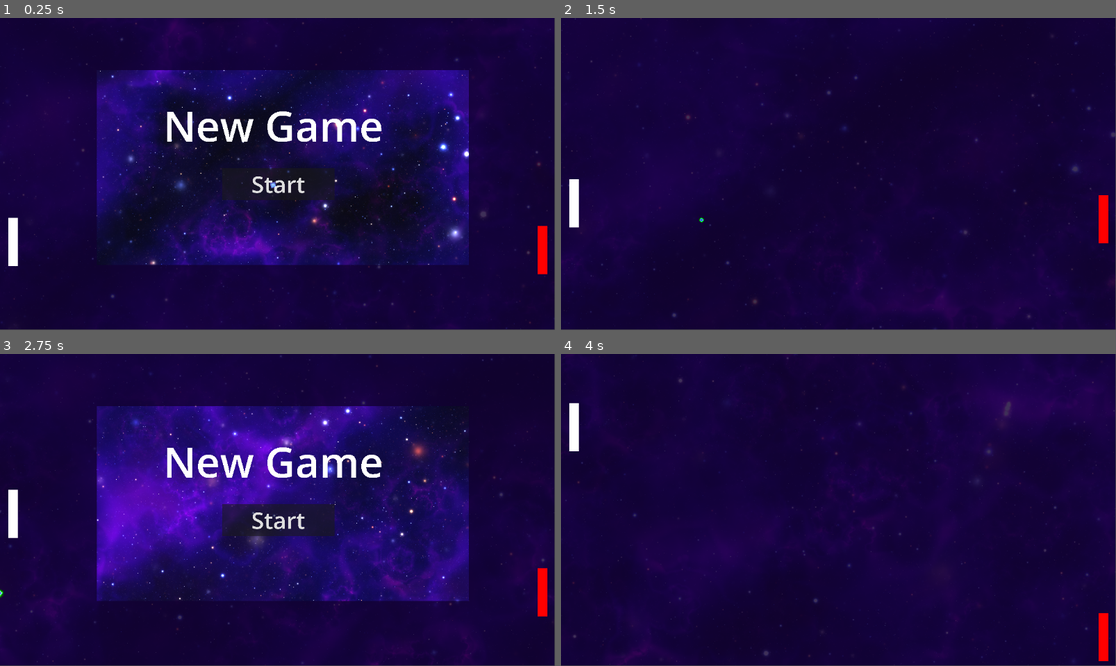
Above: before the commit, frames 1-4 (two rows, left to right).
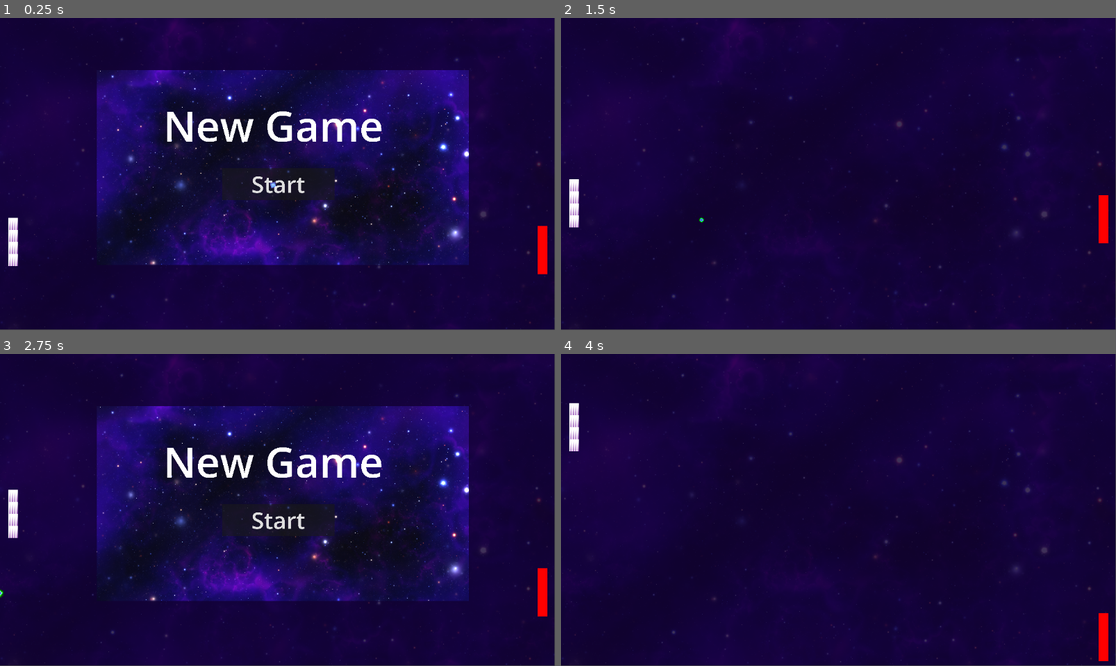
Above: after the commit, the same moments.

Repository: mpitog/pong
Game: Godot game, scene res://main.tscn
Same seed, same stepped clock (60 frames per second), same inputs: the game is played once before the commit and once after it. The engine's default icon, where the game draws it, is replaced by a stand-in: a white triangle on a blue panel in a dark square.
Inputs:
- Up to frame 1 (0.25 s): no input
- Up to frame 2 (1.5 s): click "Start" at 0.5 s; hold Up (ui_up) from 1.28 s (still down)
- Up to frame 3 (2.75 s): release Up (ui_up) at 2.03 s; hold Down (ui_down) from 2.03 s (still down)
- Up to frame 4 (4 s): release Down (ui_down) at 2.75 s; click "Start" at 2.75 s; hold Up (ui_up) from 3.53 s (still down)

The runs differ from the first frame. In frame 1, 0.1% of the frame differs, in the area x 1-4%, y 65-80%; in frame 2, 0.9%; in frame 3, 30%, in the area x 0-100%, y 0-100%; in frame 4, 2.6%.

Commit message:
minor improvements

Diff:
--- a/main.gd
+++ b/main.gd
@@ -7,8 +7,13 @@
 @onready var portal_b: Area2D = $Portal/PortalB
 @onready var game_over_ctr_node: Control = $Game_over
 @onready var game_over_2: Label = $Game_over/game_over2
+@onready var color_rect: ColorRect = $Control/ColorRect
+@onready var shader = load("res://player.gdshader")
+# Parameters for lerp
+@export var lerp_speed: float = 1.0 # Speed of the interpolation
+@export var shader_material: ShaderMaterial = null
+var target_opacity: float = 1.0
 
-@onready var color_rect: ColorRect = $Control/ColorRect
 
 # Called when the node enters the scene tree for the first time.
 func _ready() -> void:
@@ -20,9 +25,14 @@
 # Called every frame. 'delta' is the elapsed time since the previous frame.
 func _process(delta: float) -> void:
 	var shader_material: ShaderMaterial = color_rect.material
-	var current_time = shader_material.get_shader_parameter("time")
-	current_time += delta
-	shader_material.set_shader_parameter("time", current_time)
+
+	var DistOffset = shader_material.get_shader_parameter("DistOffset")
+	shader_material.set_shader_parameter("DistOffset", DistOffset)
+
+	if shader_material:
+		shader_material.set("shader_parameter/DistOffset",0.0)
+		var a = shader_material.get("shader_parameter/DistOffset")
+		lerp(a, 1.0, delta*2)
 
 #random position of the portal
 func portal_position() -> void:
--- a/main.tscn
+++ b/main.tscn
@@ -281,10 +281,10 @@
 text = "Start"
 
 [connection signal="body_entered" from="Ball" to="." method="_on_ball_body_entered_sides"]
+[connection signal="body_entered" from="Ball" to="Ball" method="_on_body_entered_player"]
+[connection signal="body_entered" from="Ball" to="Ball" method="_on_body_entered"]
+[connection signal="body_entered" from="Ball" to="Ball" method="_on_body_entered_sides"]
 [connection signal="body_entered" from="Ball" to="Ball" method="_on_body_entered_enemy"]
-[connection signal="body_entered" from="Ball" to="Ball" method="_on_body_entered_sides"]
-[connection signal="body_entered" from="Ball" to="Ball" method="_on_body_entered"]
-[connection signal="body_entered" from="Ball" to="Ball" method="_on_body_entered_player"]
 [connection signal="area_entered" from="Portal/PortalA" to="." method="_on_portal_a_area_entered"]
 [connection signal="area_exited" from="Portal/PortalA" to="." method="_on_portal_a_area_exited"]
 [connection signal="area_entered" from="Portal/PortalB" to="." method="_on_portal_b_area_entered"]
--- /dev/null
+++ b/player.gdshader
@@ -0,0 +1,45 @@
+shader_type canvas_item;
+
+uniform bool EnableShader = true;
+// Wether the gradient distance is calculated towards to bottom edge of the pixel
+// if disabled, uses a corner of the pixel
+uniform bool LinearGradient = false;
+uniform bool ClampDist = true;
+// "Offsets the point" where the distance is measured from, effectively moving the gradient
+uniform float DistOffset: hint_range(-1.0, 1.0, 0.01) = -0.1;
+// Just a constant value to add to the gradient to control the strength
+uniform float DistAdd: hint_range(-1.0, 1.0, 0.01) = -0.13;
+// If you are using upscaled pixel art, you can use this value to scale the grid up
+uniform int GridScale: hint_range(1,100000, 1) = 1;
+// Color of the gradient
+uniform vec4 ModulateColor: source_color = vec4(0.0, 0.0, 0.0, 1.0);
+uniform float GradientOpacity: hint_range(0.0, 1.0, 0.01) = 0.5;
+
+vec2 grid(vec2 uv, vec2 tex_size){
+	return fract(uv * tex_size / vec2(float(GridScale)));
+}
+
+
+void fragment() {
+	if (EnableShader) {
+		vec4 orig_color = texture(TEXTURE, UV);
+		vec2 tex_size = vec2(textureSize(TEXTURE, 0));
+
+		vec2 grid_uv = grid(UV, tex_size);
+		float dist = 0.0;
+		if (LinearGradient) {
+			dist = 1.0 - (grid_uv.y + DistOffset);
+		} else {
+			dist = sqrt(pow(1.0 - (grid_uv.x + DistOffset), 2.0) + pow(1.0 - (grid_uv.y + DistOffset), 2.0));
+		}
+		dist += DistAdd;
+		if (ClampDist) dist = clamp(dist, 0.0, 1.0);
+		COLOR = mix(orig_color, ModulateColor, (1.0 - dist) * GradientOpacity);
+	}
+}
+
+
+//void light() {
+	// Called for every pixel for every light affecting the CanvasItem.
+	// Uncomment to replace the default light processing function with this one.
+//}
--- a/player.tscn
+++ b/player.tscn
@@ -1,6 +1,18 @@
-[gd_scene load_steps=3 format=3 uid="uid://bu1rovvwofidi"]
+[gd_scene load_steps=5 format=3 uid="uid://bu1rovvwofidi"]
 
 [ext_resource type="Script" path="res://player.gd" id="1_74bmi"]
+[ext_resource type="Shader" path="res://player.gdshader" id="2_uykgk"]
+
+[sub_resource type="ShaderMaterial" id="ShaderMaterial_o0evn"]
+shader = ExtResource("2_uykgk")
+shader_parameter/EnableShader = true
+shader_parameter/LinearGradient = false
+shader_parameter/ClampDist = false
+shader_parameter/DistOffset = -0.1
+shader_parameter/DistAdd = 0.07
+shader_parameter/GridScale = 1
+shader_parameter/ModulateColor = Color(0.420413, 0.00111211, 0.59514, 1)
+shader_parameter/GradientOpacity = 1.0
 
 [sub_resource type="RectangleShape2D" id="RectangleShape2D_1307d"]
 size = Vector2(4, 40)
@@ -9,6 +21,7 @@
 script = ExtResource("1_74bmi")
 
 [node name="ColorRect" type="ColorRect" parent="."]
+material = SubResource("ShaderMaterial_o0evn")
 offset_right = 4.0
 offset_bottom = 40.0
 scale = Vector2(1, 0.5)
